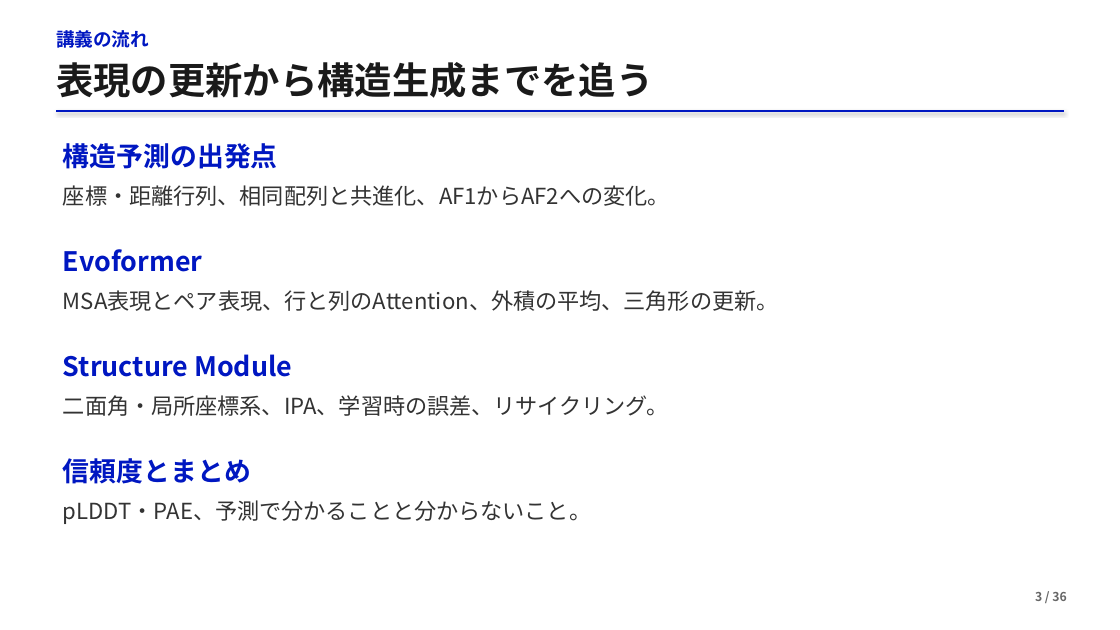
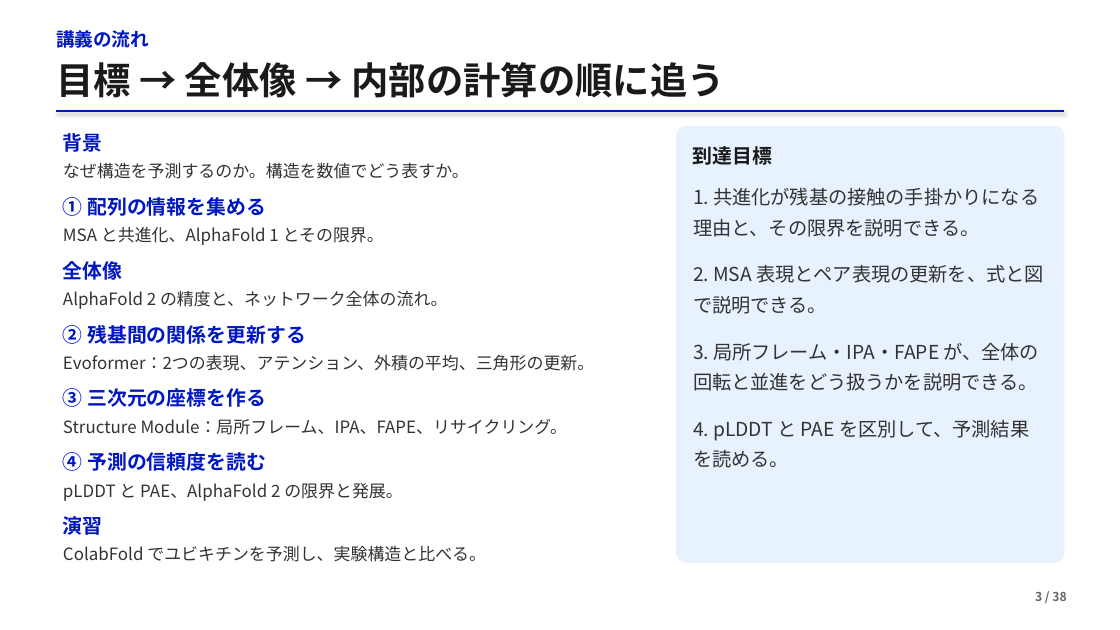
Before and after one commit to matsunagalab/lecture_bioinfo, a slide deck: slide 3 of 05_AlphaFold2による構造予測/05_AlphaFold2による構造予測.pptx. Drawn at 1120x630 pixels with LibreOffice and Linux fonts; fonts in the diff are those of the drawing. Boxes give left, top, right and bottom in pixels: in the first picture for what was removed or moved away, otherwise in the second. Text is boxed around its words. In the diff, an @@ line names an element or a change of style, - is before the commit and + after.

```diff
--- a/05_AlphaFold2による構造予測/05_AlphaFold2による構造予測.pptx
+++ b/05_AlphaFold2による構造予測/05_AlphaFold2による構造予測.pptx
@@ text at [56, 62, 724, 98]: text changed @@
-表現の更新から構造生成までを追う
+目標 → 全体像 → 内部の計算の順に追う
@@ text at [63, 133, 103, 152]: text changed; size 23 to 17 pt @@
-構造予測の出発点
+背景
@@ rounded rectangle added at [676, 126, 1065, 563], fill #E8F1FE @@
@@ text added at [693, 146, 772, 165], 17 pt, text #1A1A1A, bold @@
+到達目標
@@ text added at [63, 162, 469, 179], 14.5 pt, text #333333 @@
+なぜ構造を予測するのか。構造を数値でどう表すか。
@@ text removed at [63, 185, 670, 206] @@
-座標・距離行列、相同配列と共進化、AF1からAF2への変化。
@@ text added at [63, 197, 266, 216], 17 pt, text #0017C1, bold @@
+① 配列の情報を集める
@@ text added at [693, 187, 1044, 468], 16.5 pt, text #333333 @@
+1. 共進化が残基の接触の手掛かりになる理由と、その限界を説明できる。
+2. MSA 表現とペア表現の更新を、式と図で説明できる。
+3. 局所フレーム・IPA・FAPE が、全体の回転と並進をどう扱うかを説明できる。
+4. pLDDT と PAE を区別して、予測結果を読める。
@@ text at [63, 227, 384, 245]: text changed; size 19 to 14.5 pt @@
-MSA表現とペア表現、行と列のAttention、外積の平均、三角形の更新。
+MSA と共進化、AlphaFold 1 とその限界。
@@ text removed at [63, 249, 202, 272] @@
-Evoformer
@@ text added at [63, 261, 123, 280], 17 pt, text #0017C1, bold @@
+全体像
@@ text added at [63, 290, 447, 309], 14.5 pt, text #333333 @@
+AlphaFold 2 の精度と、ネットワーク全体の流れ。
@@ text added at [63, 325, 306, 344], 17 pt, text #0017C1, bold @@
+② 残基間の関係を更新する
@@ text at [63, 354, 594, 371]: text changed; size 19 to 14.5 pt @@
-pLDDT・PAE、予測で分かることと分からないこと。
+Evoformer：2つの表現、アテンション、外積の平均、三角形の更新。
@@ text removed at [63, 354, 292, 377] @@
-Structure Module
@@ text added at [63, 388, 266, 407], 17 pt, text #0017C1, bold @@
+③ 三次元の座標を作る
@@ text at [63, 419, 567, 435]: text changed; size 19 to 14.5 pt @@
-二面角・局所座標系、IPA、学習時の誤差、リサイクリング。
+Structure Module：局所フレーム、IPA、FAPE、リサイクリング。
@@ text removed at [63, 458, 251, 484] @@
-信頼度とまとめ
@@ text added at [63, 452, 266, 471], 17 pt, text #0017C1, bold @@
+④ 予測の信頼度を読む
@@ text added at [63, 483, 403, 501], 14.5 pt, text #333333 @@
+pLDDT と PAE、AlphaFold 2 の限界と発展。
@@ text added at [63, 516, 103, 535], 17 pt, text #0017C1, bold @@
+演習
@@ text added at [63, 545, 486, 562], 14.5 pt, text #333333 @@
+ColabFold でユビキチンを予測し、実験構造と比べる。
```
Also in this commit, not shown: 51 other slides changed, 4 slides added, 1 slide removed, 4 other files.
